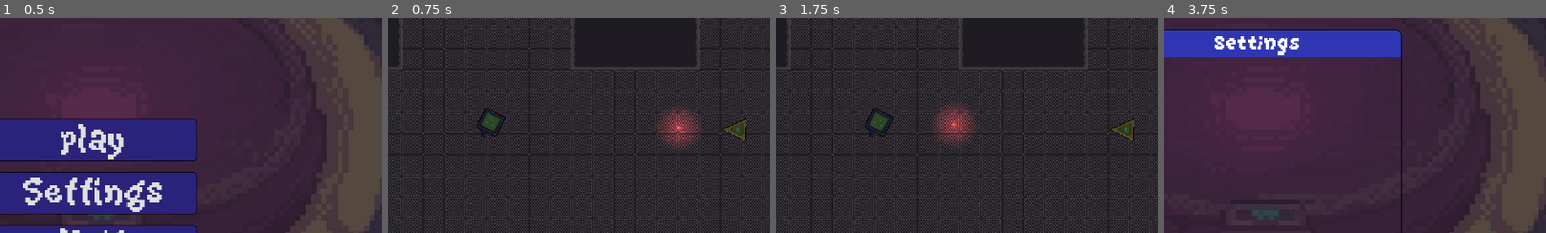
Above: before the commit, frames 1-4 (left to right).
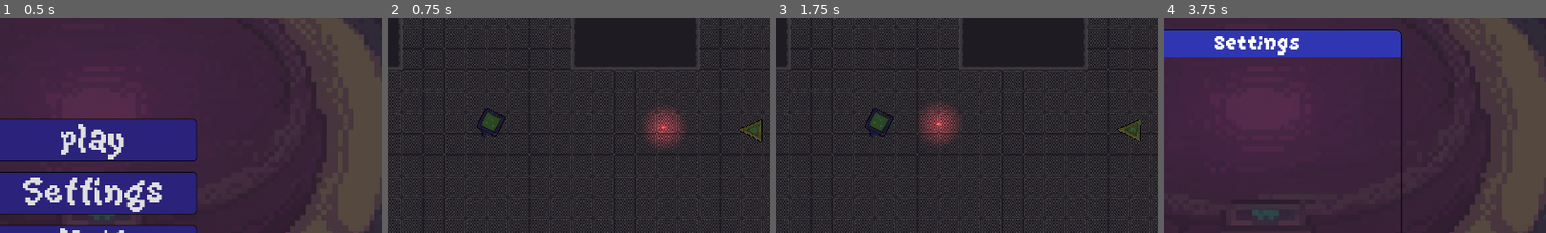
Above: after the commit, the same moments.

Repository: Buraka12/Square-Loop
Game: Godot game, scene res://scenes/main_menu.tscn
The game is run twice, just before and just after one commit, with the same random seed, the same clock (stepped at 60 frames per second) and the same inputs.
Inputs (mouse positions are % of the whole screen's width and height, from its top left):
- Up to frame 1 (0.5 s): no input
- Up to frame 2 (0.75 s): click "play" at 0.5 s
- Up to frame 3 (1.75 s): click "play" at 1.25 s
- Up to frame 4 (3.75 s): move the mouse to (72, 45) at 2.02 s; hold D (right) 2.03-2.78 s; click (72, 45) at 2.1 s; tap Enter at 2.75 s; move the mouse to (30, 55) at 2.77 s; hold S (down) 2.78-3.5 s; click (30, 55) at 2.85 s; click "Settings" at 3.5 s
The pictures show only the part of the screen within x 38-88%, y 26-76%; the shares and areas given below are measured in that part.

Frame 1 is identical in both runs. In frame 2, 2.1% of the frame differs, in the area x 67-98%, y 41-61%; in frame 3, 2.0%; in frame 4, nothing differs.

Commit message:
Triangle Shoot Anim

Diff:
--- a/scenes/Enemy/triangle.tscn
+++ b/scenes/Enemy/triangle.tscn
@@ -10,6 +10,48 @@
 [sub_resource type="CircleShape2D" id="CircleShape2D_so033"]
 radius = 14.0
 
+[sub_resource type="Animation" id="Animation_3ce5r"]
+resource_name = "Shoot"
+length = 0.15
+tracks/0/type = "value"
+tracks/0/imported = false
+tracks/0/enabled = true
+tracks/0/path = NodePath("Sprite2D:frame")
+tracks/0/interp = 1
+tracks/0/loop_wrap = true
+tracks/0/keys = {
+"times": PackedFloat32Array(0, 0.1),
+"transitions": PackedFloat32Array(1, 1),
+"update": 1,
+"values": [1, 0]
+}
+tracks/1/type = "value"
+tracks/1/imported = false
+tracks/1/enabled = true
+tracks/1/path = NodePath("Marker2D/PointLight2D:enabled")
+tracks/1/interp = 1
+tracks/1/loop_wrap = true
+tracks/1/keys = {
+"times": PackedFloat32Array(0, 0.1),
+"transitions": PackedFloat32Array(1, 1),
+"update": 1,
+"values": [true, false]
+}
+
+[sub_resource type="AnimationLibrary" id="AnimationLibrary_nd3v6"]
+_data = {
+"Shoot": SubResource("Animation_3ce5r")
+}
+
+[sub_resource type="Gradient" id="Gradient_ho0ux"]
+colors = PackedColorArray(1, 1, 1, 1, 0, 0, 0, 1)
+
+[sub_resource type="GradientTexture2D" id="GradientTexture2D_oocsj"]
+gradient = SubResource("Gradient_ho0ux")
+fill = 1
+fill_from = Vector2(0.5, 0.5)
+fill_to = Vector2(0.697, 0.284)
+
 [node name="Triangle" type="CharacterBody2D" groups=["Entity"]]
 collision_layer = 4
 collision_mask = 2
@@ -17,6 +59,8 @@
 
 [node name="Sprite2D" type="Sprite2D" parent="."]
 texture = SubResource("CanvasTexture_0ixiy")
+hframes = 2
+region_rect = Rect2(47, 45, 34, 36)
 
 [node name="CollisionShape2D" type="CollisionShape2D" parent="."]
 position = Vector2(0, 4)
@@ -26,6 +70,21 @@
 
 [node name="Timer" type="Timer" parent="."]
 
+[node name="AnimationPlayer" type="AnimationPlayer" parent="."]
+libraries = {
+"": SubResource("AnimationLibrary_nd3v6")
+}
+
+[node name="Marker2D" type="Marker2D" parent="."]
+position = Vector2(0, -23)
+
+[node name="PointLight2D" type="PointLight2D" parent="Marker2D"]
+scale = Vector2(2, 2)
+enabled = false
+color = Color(0.854902, 0.207843, 0.207843, 1)
+energy = 1.5
+texture = SubResource("GradientTexture2D_oocsj")
+
 [connection signal="body_entered" from="StopArea" to="." method="_on_stop_area_body_entered"]
 [connection signal="body_exited" from="StopArea" to="." method="_on_stop_area_body_exited"]
 [connection signal="timeout" from="Timer" to="." method="_on_timer_timeout"]
--- a/scripts/Enemy/triangle.gd
+++ b/scripts/Enemy/triangle.gd
@@ -6,9 +6,12 @@
 @onready var bulletscene : PackedScene = load("res://scenes/enemy_bullet.tscn")
 var can_shoot : bool = true
 var fire_rate : float = 1
+var tab : float = 400.0
 
 var health : float = 100
-const SPEED = 200.0
+var max_speed : float = 200.0
+var clutch : float = 200.0
+var SPEED : float = 0.0
 
 enum states {STOP,FOLLOW,FIRE}
 var state : states
@@ -19,20 +22,28 @@
 func _physics_process(delta: float) -> void:
 	look_at_player()
 	if state != states.STOP:
-		follow_player()
+		follow_player(delta)
 	else:
+		SPEED = 0
 		velocity = Vector2(0,0)
 
 	if can_shoot:
 		can_shoot = false
+		var direction = (player.global_position-global_position).normalized()
+		velocity = -direction*tab
+		SPEED = 0
 		$Timer.start(1/fire_rate)
 		fire()
 
 	move_and_slide()
 
-func follow_player():
+func follow_player(delta):
 	var direction = (player.global_position-global_position).normalized()
-	velocity = direction*SPEED
+	SPEED += clutch*delta
+	if SPEED <= max_speed:
+		velocity = direction*SPEED
+	else:
+		velocity = direction*max_speed
 
 func look_at_player():
 	look_at(player.global_position)
@@ -44,7 +55,8 @@
 func fire():
 	var bullet = bulletscene.instantiate()
 	bullet.pos = player.global_position
-	bullet.global_position = global_position
+	bullet.global_position = $Marker2D.global_position
+	$AnimationPlayer.play("Shoot")
 	area.add_child(bullet)
 
 func _on_stop_area_body_entered(body: Node2D) -> void:
Binary file changed: assets/sprites/Enemy/Triangle.png
Not shown: 1 places in scenes/Enemy/triangle.tscn that only renumber resources
Not shown: 1 places in scenes/enemy_bullet.tscn that only renumber resources
